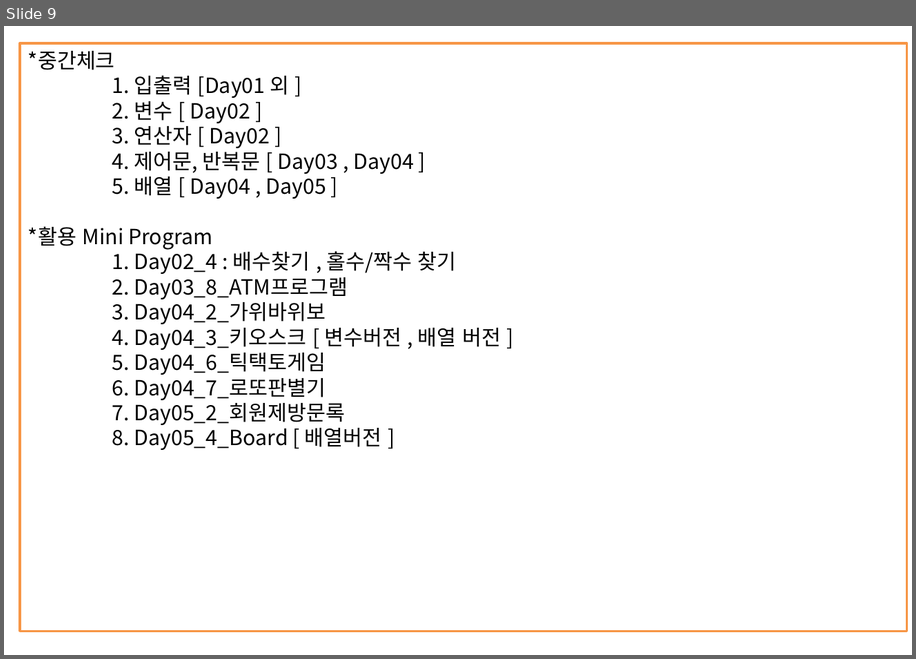
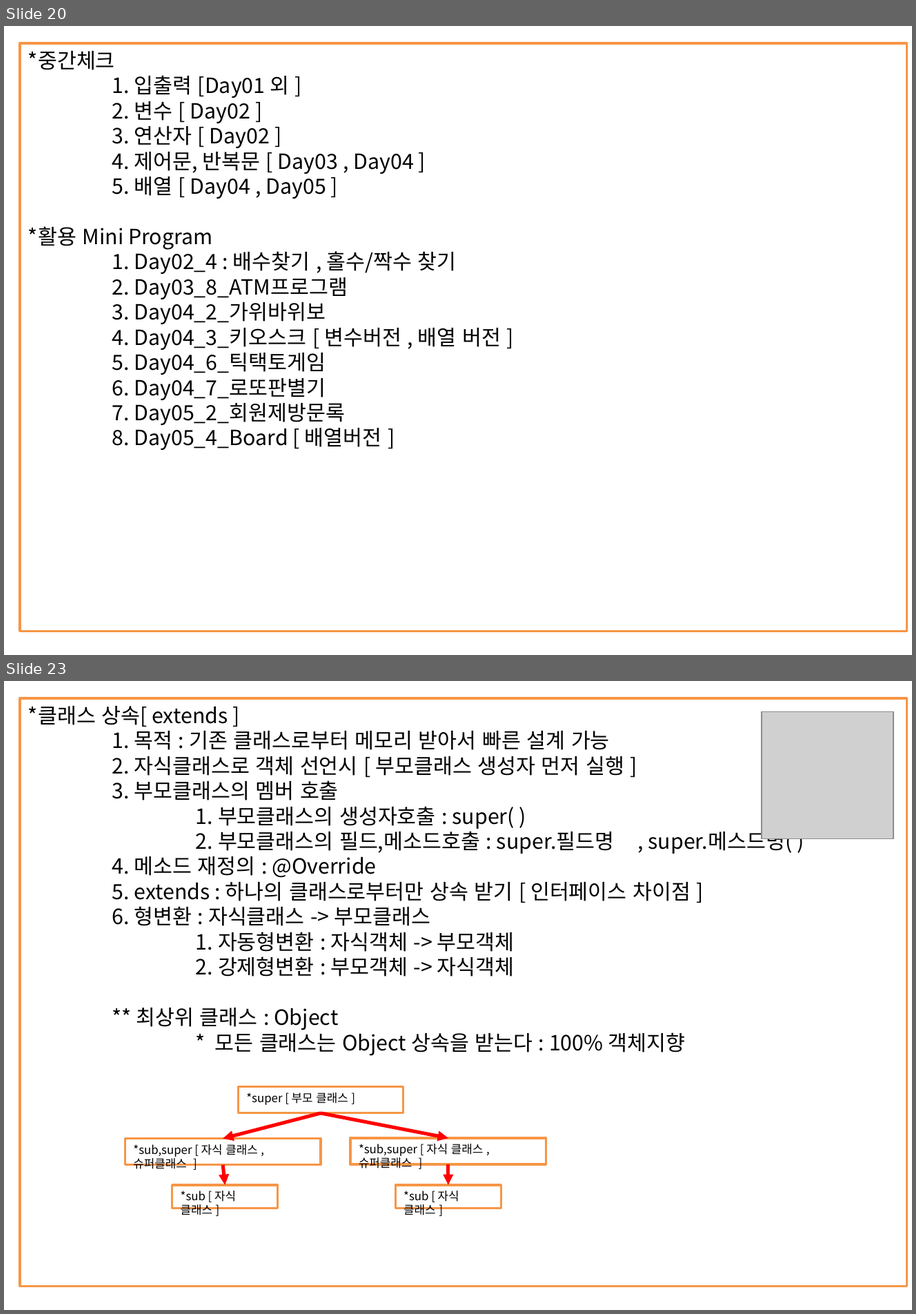
Before and after one commit to kth0027/ezen_kth, a slide deck: Study_Revise/JAVA-PPT/JAVA정리.pptx. Shown one above the other, each under a label of ours: slide 9 before the commit, slides 20 and 23 after it; the slides between them are not shown. The pictures are 916x659 and 916x1314 pixels, drawn with LibreOffice and Linux fonts; fonts in the diff are those of the drawing; grey boxes stand for pictures. Boxes give left, top, right and bottom in pixels: in the first picture for what was removed or moved away, otherwise in the second. Text is boxed around its words. In the diff, an @@ line names an element or a change of style, - is before the commit and + after.

```diff
--- a/Study_Revise/JAVA-PPT/JAVA정리.pptx
+++ b/Study_Revise/JAVA-PPT/JAVA정리.pptx
@@ slide 23 added at bbox=[4, 681, 912, 1310], background #FFFFFF @@
@@ rectangle added at bbox=[20, 699, 907, 1286], outline #F79646 2 pt, 18 pt, text #000000 @@
+*클래스 상속[ extends ]
+1. 목적 : 기존 클래스로부터 메모리 받아서 빠른 설계 가능
+2. 자식클래스로 객체 선언시 [ 부모클래스 생성자 먼저 실행 ]
+3. 부모클래스의 멤버 호출
+1. 부모클래스의 생성자호출 : super( )
+2. 부모클래스의 필드,메소드호출 : super.필드명 , super.메스드명( )
+4. 메소드 재정의 : @Override
+5. extends : 하나의 클래스로부터만 상속 받기 [ 인터페이스 차이점 ]
+6. 형변환 : 자식클래스 -> 부모클래스
+1. 자동형변환 : 자식객체 -> 부모객체
+2. 강제형변환 : 부모객체 -> 자식객체
+** 최상위 클래스 : Object
+* 모든 클래스는 Object 상속을 받는다 : 100% 객체지향
@@ picture added at bbox=[762, 711, 893, 838] @@
@@ group added at bbox=[125, 1087, 546, 1208]: 5 rectangles, 4 arrows @@
+*super [ 부모 클래스 ]
+*sub,super [ 자식 클래스 , 슈퍼클래스 ]
+*sub [ 자식 클래스 ]
+*sub [ 자식 클래스 ]
+*sub,super [ 자식 클래스 , 슈퍼클래스 ]
@@ what was slide 9 is now slide 20 @@
```
Also in this commit, not shown: 3 slides changed, 27 other slides added, 9 other files.
